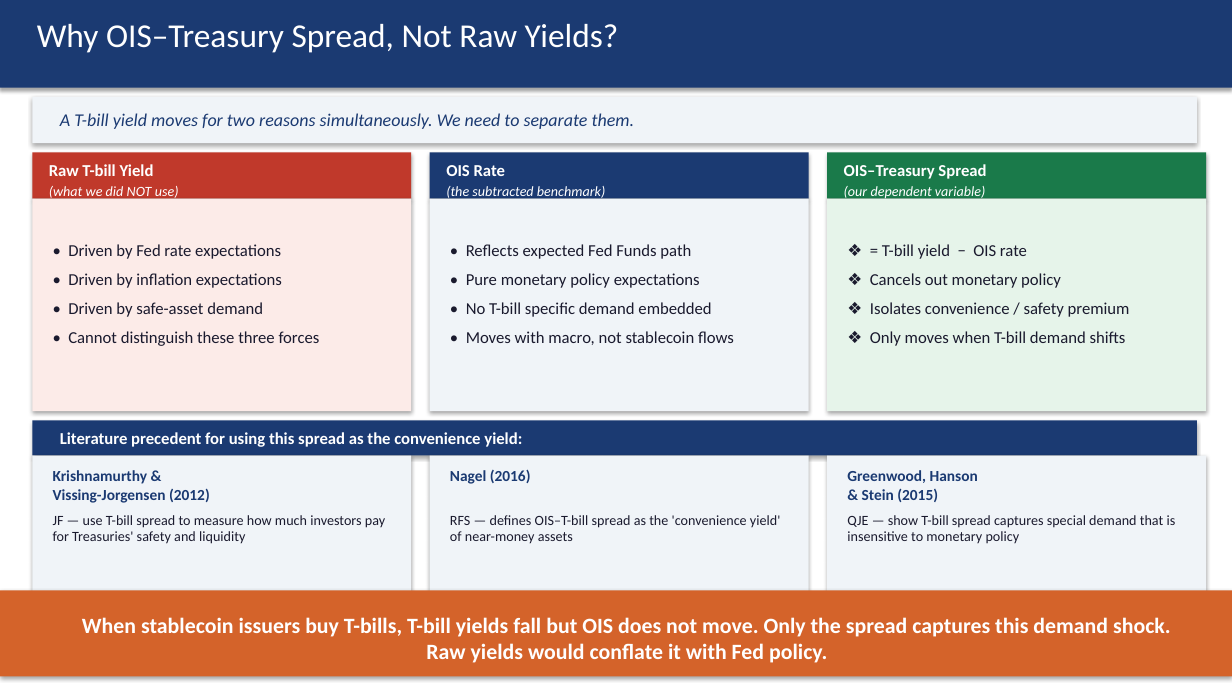
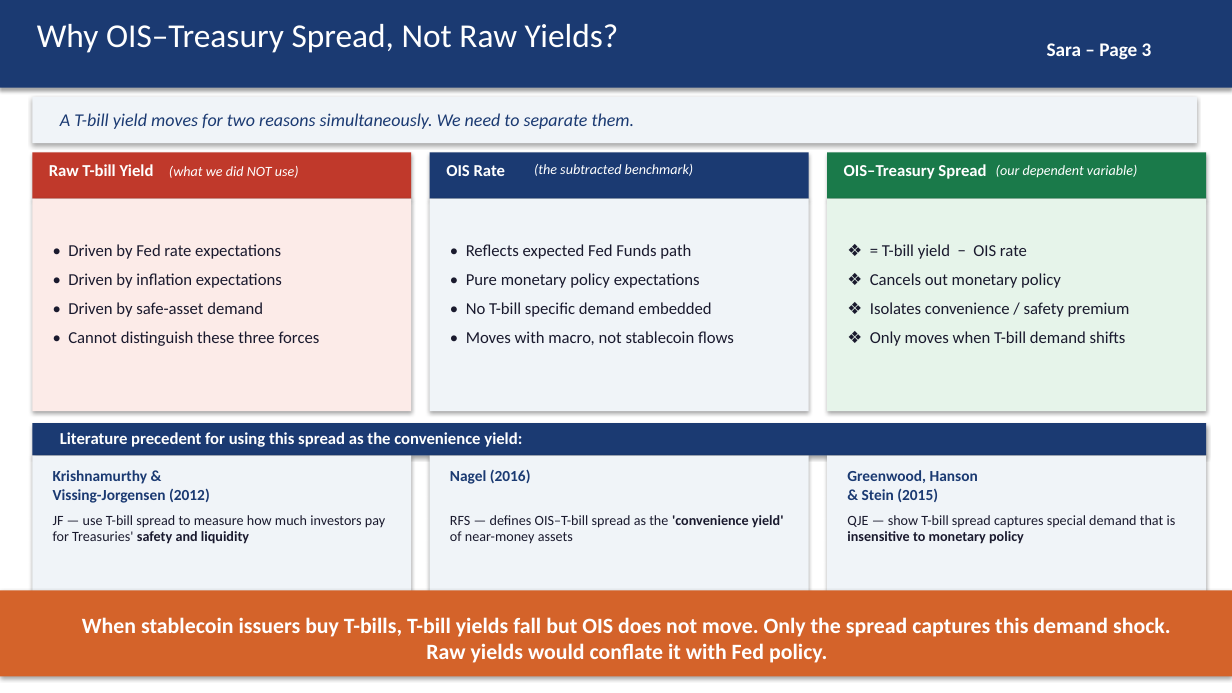
Before and after one commit to kimmireu0921/Stablecoins-and-the-Exorbitant-Privilege, a slide deck: slide 3 of presentations/0526_Stablecoin_Exorbitant_Privilege.pptx. Drawn at 1232x693 pixels with LibreOffice and Linux fonts; fonts in the diff are those of the drawing. Boxes give left, top, right and bottom in pixels: in the first picture for what was removed or moved away, otherwise in the second. Text is boxed around its words. In the diff, an @@ line names an element or a change of style, - is before the commit and + after.

```diff
--- a/presentations/0526_Stablecoin_Exorbitant_Privilege.pptx
+++ b/presentations/0526_Stablecoin_Exorbitant_Privilege.pptx
@@ text added at <box>1047,43,1152,60</box>, 15 pt, text #FFFFFF, bold @@
+Sara – Page 3
@@ text "(what we did NOT use)": place and size @@
-text "(what we did NOT use)" at <box>49,186,179,201</box>
+text "(what we did NOT use)" at <box>169,166,299,178</box>
@@ text "(the subtracted benchmark)": place and size @@
-text "(the subtracted benchmark)" at <box>446,186,605,201</box>
+text "(the subtracted benchmark)" at <box>534,164,693,176</box>
@@ text "(our dependent variable)": place and size @@
-text "(our dependent variable)" at <box>844,186,985,201</box>
+text "(our dependent variable)" at <box>996,165,1137,178</box>
@@ rectangle: place and size @@
-rectangle at <box>32,421,1197,456</box>
+rectangle at <box>32,423,1206,456</box>
@@ text "JF — use T-bill spread ..." at <box>53,515,385,544</box>: bold on in "safety and liquidity" @@
@@ text "RFS — defines OIS–T-bill spread ..." at <box>450,515,784,543</box>: bold on in "'convenience yield'" @@
@@ text "QJE — show T-bill spread ..." at <box>847,515,1176,544</box>: bold on in "insensitive to monetary policy" @@
```
Also in this commit, not shown: 7 other slides changed, 1 slide added.
